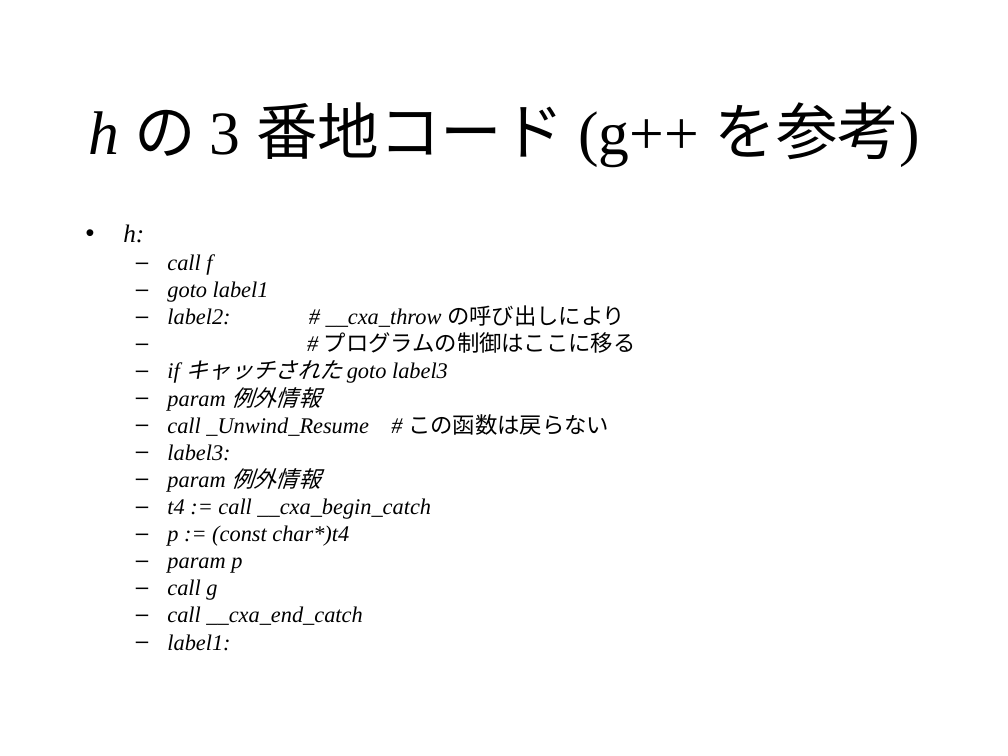
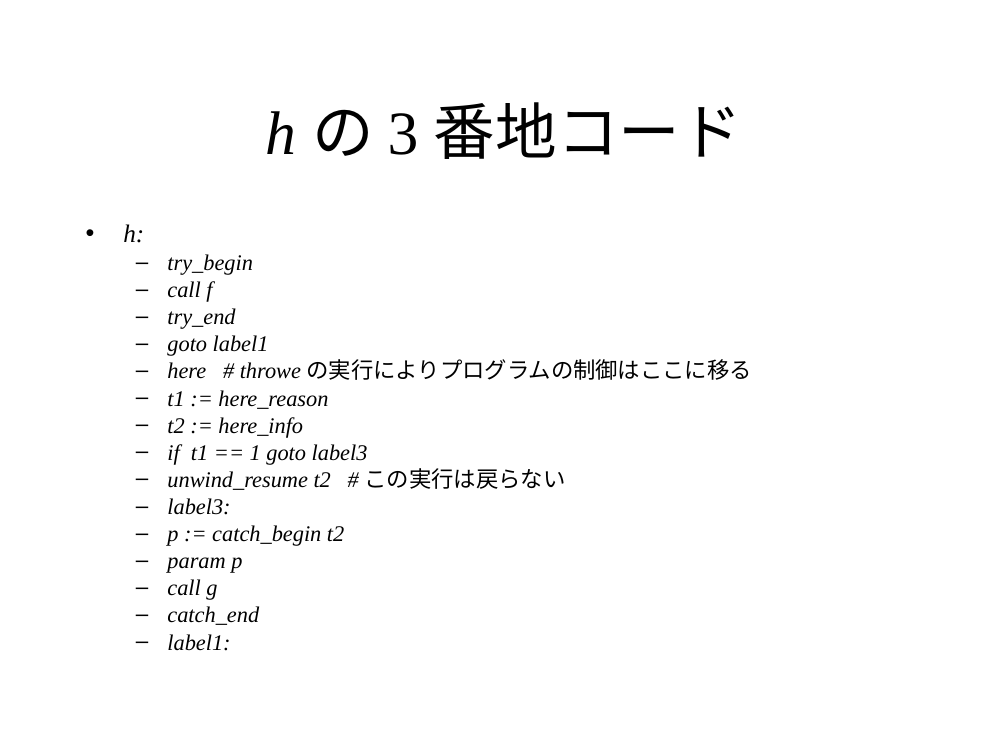
Before and after one commit to KeiHasegawa/cxx_doc, a slide deck: slide 4 of 24_exception_3ac.ppt. Drawn at 1008x756 pixels with LibreOffice and Linux fonts; fonts in the diff are those of the drawing. Boxes give left, top, right and bottom in pixels: in the first picture for what was removed or moved away, otherwise in the second. Text is boxed around its words. In the diff, an @@ line names an element or a change of style, - is before the commit and + after.

```diff
--- a/24_exception_3ac.ppt
+++ b/24_exception_3ac.ppt
@@ title at (266,102,742,159): text changed @@
-h の 3 番地コード (g++ を参考)
+h の 3 番地コード
@@ text at (167,254,253,275): paragraph added @@
+  – try_begin
@@ text at (167,308,235,329): paragraph added @@
+  – try_end
@@ text at (167,359,752,490): text changed @@
-  – label2: # __cxa_throw の呼び出しにより
-  – # プログラムの制御はここに移る
-  – if キャッチされた goto label3
-  – param 例外情報
-  – call _Unwind_Resume # この函数は戻らない
+  – here # throwe の実行によりプログラムの制御はここに移る
+  – t1 := here_reason
+  – t2 := here_info
+  – if t1 == 1 goto label3
+  – unwind_resume t2 # この実行は戻らない
@@ text at (167,525,344,546): text changed @@
-  – param 例外情報
-  – t4 := call __cxa_begin_catch
-  – p := (const char*)t4
+  – p := catch_begin t2
@@ text at (167,606,259,625): text changed @@
-  – call __cxa_end_catch
+  – catch_end
```
Also in this commit, not shown: 3 other slides changed, 1 slide added, 1 other file.
